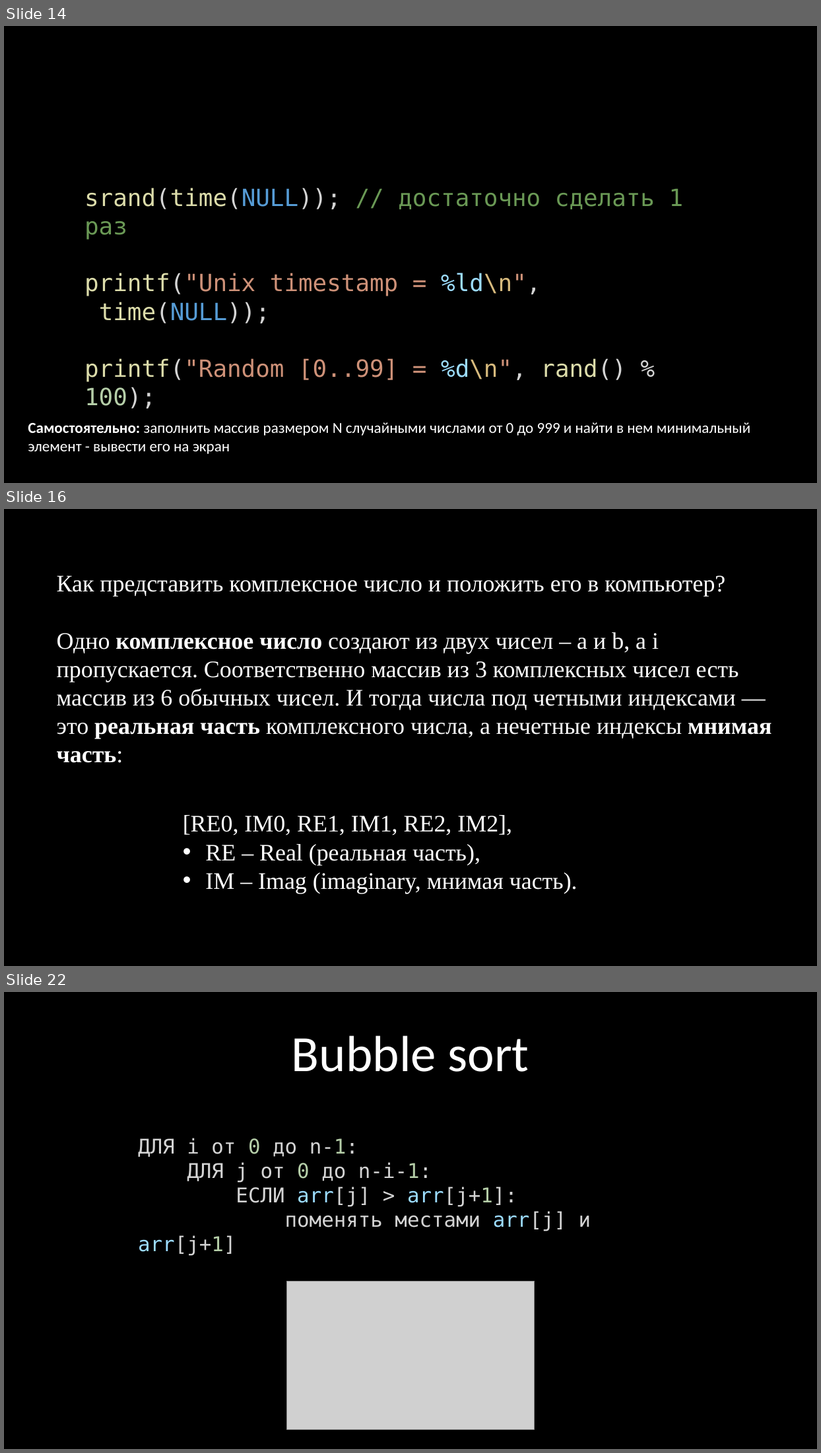
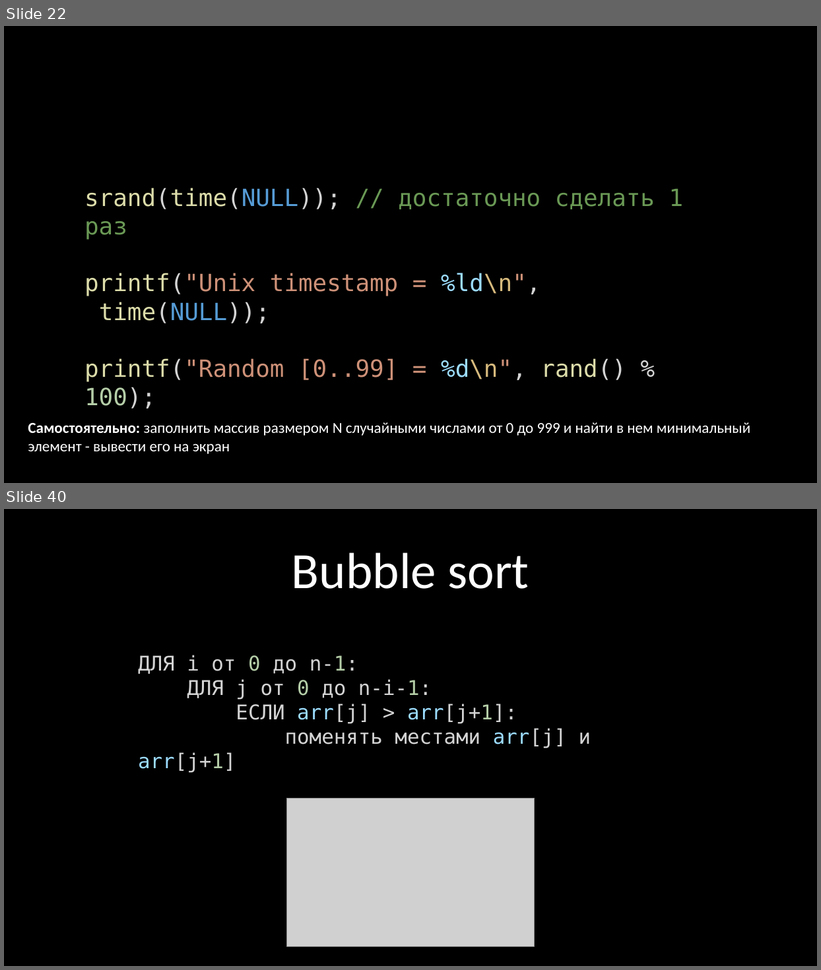
Before and after one commit to kruffka/C-Programming, a slide deck: 5_arrays/5_arrays.pptx. Shown one above the other, each under a label of ours: slides 14, 16 and 22 before the commit, slides 22 and 40 after it; the slides between them are not shown. The pictures are 821x1453 and 821x970 pixels, drawn with LibreOffice and Linux fonts; fonts in the diff are those of the drawing; grey boxes stand for pictures. Boxes give left, top, right and bottom in pixels: in the first picture for what was removed or moved away, otherwise in the second. Text is boxed around its words. In the diff, an @@ line names an element or a change of style, - is before the commit and + after.

```diff
--- a/5_arrays/5_arrays.pptx
+++ b/5_arrays/5_arrays.pptx
@@ slide 16 removed at [4, 509, 817, 966], background #000000 @@
@@ text removed at [57, 576, 772, 763] @@
-Как представить комплексное число и положить его в компьютер?
-Одно комплексное число создают из двух чисел – a и b, а i пропускается. Соответственно массив из 3 комплексных чисел есть массив из 6 обычных чисел. И тогда числа под четными индексами — это реальная часть комплексного числа, а нечетные индексы мнимая часть:
@@ text removed at [183, 815, 578, 894] @@
-[RE0, IM0, RE1, IM1, RE2, IM2],
-• RE – Real (реальная часть),
-• IM – Imag (imaginary, мнимая часть).
@@ what was slide 14 is now slide 22 @@
@@ what was slide 22 is now slide 40 @@
```
Also in this commit, not shown: 9 slides changed, 15 slides added, 2 other slides removed, 20 other files.
